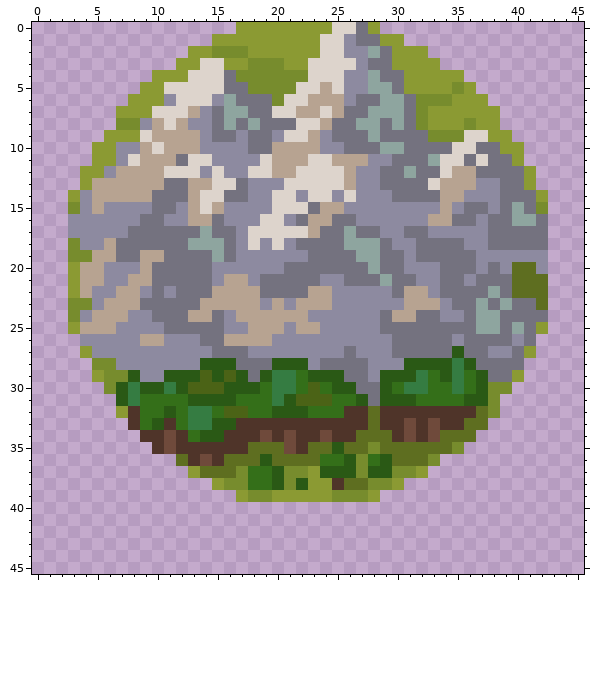
Edited in one commit: pixel-art sprite (textures/cakes/Mountains.png). This is how it looked before the edit.
The file is 46x46 pixels. Colours within 5 levels of each other are drawn and written as one.
And afterwards:
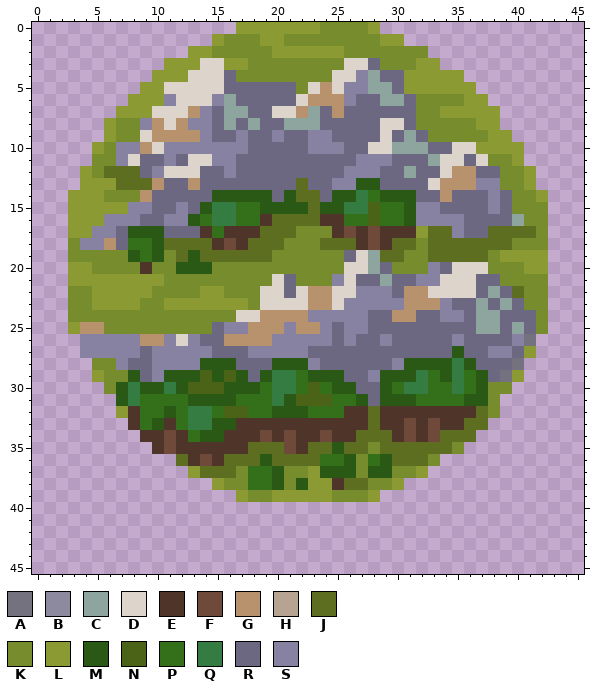
Palette (. is transparent): A #74727f  B #8d8aa0  C #8ea59f  D #ddd4cc  E #4f3429  F #6f4a3b  G #b8926d  H #b7a391  J #5e6e20  K #778c2d  L #8b9a33  M #2a5915  N #4b6316  P #346f19  Q #357c42  R #6c6882  S #8781a2
Change:
y 0: x 24..27 LDDA -> KKKK
y 1: x 16..18 LLL -> KKK; x 21..28 LLLDDBAA -> KKKKKKKK
y 2: x 18..19 LL -> KK; x 24..32 DDBBCALLL -> LLKKKKKKK
y 3: x 11 . -> L; x 21..25 LLDDD -> KKKKK; x 27..31 BAALL -> DRKKK
y 4: x 16 A -> R; x 23..24 DD -> KK; x 26..27 BB -> DS; x 29..30 AA -> RR
y 5: x 16..22 AAKKKKD -> RRRRRRK; x 24 H -> G; x 26..27 BB -> SS; x 30 A -> R; x 35 K -> L
y 6: x 11 B -> S; x 15 B -> S; x 17..21 AAAKD -> RRRRR; x 23..28 HHHBAA -> GGGSRR; x 31 A -> R; x 35 L -> K
y 7: x 13..15 HBA -> GSR; x 18..19 AA -> RR; x 22..31 HHDHAACCCA -> GCRGRRRRRR; x 33 L -> K
y 8: x 6 . -> L; x 9..10 BH -> SG; x 12..15 HBBA -> GSSR; x 17 A -> R; x 19..31 AAADDHAACCACA -> RRCCCRRRRRDDR; x 33..35 LLL -> KKK
y 9: x 7..8 LL -> KK; x 10..32 HHHHBAABAABDDHBAAACAAAA -> GGGGSRRSRRSRRSSRRRRDRCR; x 36..37 DD -> KK
y 10: x 6..9 LBBH -> KSSG; x 11..29 HHHBBBBAAHHHHBBAAAC -> SSSSSSSRRRRRSSSRRDD; x 31..34 AAAA -> CCRR; x 37..38 AA -> LL
y 11: x 5..7 LLB -> KKS; x 9..12 HHHA -> RRSR; x 15..32 BBBBDHHHDDHHHBBAAA -> SSRRRRRRRRRRSSSRRR; x 36 A -> R; x 38..39 AA -> KK
y 12: x 5..10 LBHHHH -> KJJJRS; x 14..30 BDBBDDHHDDDDHBBAA -> RRSRRRRRRRRRSSSRR; x 32..33 AA -> RR; x 35..40 HHAAAA -> GGRRKK
y 13: x 5..32 HHHHHHAAHHDDABBBDDDDDHBBAAAA -> LLJJJGRRGRRRRRRRRJRRSSMMRRRR; x 34..40 HHHBBAA -> GGGSSKK
y 14: x 4..41 BHHHHHAAAHDDAABBDDBDDBDBBBAAAAHHBBBAAA -> LLKKKGRRRRRMMMMMRMJJRMMQPMMMRRGRRRSRKK
y 15: x 3..41 KBHBBBBAABHDHBBBBDDDAHHBBBBBBBBHBAABACA -> LLLLLSSRRSRMQQPPMMMMJMMQQNPPMSSRRRRSRKK
y 16: x 3..39 BBBBBBAABBHHABBBDDBAHHAABBBBBBHHAABAA -> LLLSSSRRSSMPQQPPEJJJJEEPPNPPMSSSSRRRR; x 41..42 CA -> KK
y 17: x 3..42 BBBBBAAAAAACAABDDDDDHAACAABBAABBBBBAAAAA -> LLSSRMMMRRREPEEEJJJKKKEFEFEEELJJSRRJJJJK
y 18: x 4..42 BBHAAAAAACCCABDBDBAAAACCCABBAAAABBAAAAA -> SSGRPPMJJJJEFEJJJKKKJJJEFEJJKJJJJJJJKKK
y 19: x 5..27 HHAAHHAAAACABBBBBBAAAAC -> KKKMPMKJMJJJJJJKKKKKKRD; x 29..42 AABAAAAABBBBBB -> JJKKJJJJJKLLLL
y 20: x 4..27 HHBBBHAAAAABBBBBBAAAAAAA -> LKKKKEKKMMMKKKKKKKKKKKDD; x 29..42 AABBBAAABABJJB -> RKKKSRDDDKKKLL
y 21: x 4..28 HHBBHHAAAAABHHBAAAAABBAAA -> LLLLLLLKKKKKKKKKDRKKKSDRR; x 30..42 AABBAABAAAJJJ -> RRSSDDDRRKKKK
y 22: x 3..37 LHBBHHBABAAAHHHHAAAAHHBBBBBAHHBAAAA -> KKLLLLLKKKKLLKKKDDRDGGDDSSSRGGDDDDR; x 39 A -> R; x 41..42 JJ -> KK
y 23: x 5..36 BHHHAAAAAHHHHHBHBHHHBBBBBBHHHBAA -> LLLLKKLLLLLLLKDDDDGGDSSSSSGGGSRR; x 38 A -> R; x 40..42 AAJ -> RKK
y 24: x 4..36 BHHHBBAAAHHABHHHHHHBBBBBBAHHAABBA -> KKKKKKKKKKKKKDDGGGGSSSSSRRGGRRSSR; x 39..42 AAAA -> RRRK
y 25: x 4..36 HHHBBBBAAAAABBHHHBHHBBBBBAAAAAAAA -> GGKKKKKKKKKRSSGGGSGGSRSSRRRRRRRRR; x 39 A -> R; x 41..42 AL -> RK
y 26: x 4..40 BBBBBHHBBBAAHHHHBBBBBBBBBBAAAAABAAAAB -> SSSSSGGSDSRRGGGGSSSSSRSRRSRRRRRSRRRRS
y 27: x 4..34 LBBBBBBBBBBAAABBBBBBBBABBBAAAAA -> SSSSSRSSSSSRRRSSSSSRRRRRRRRRRRR; x 36..40 AABBA -> RRSSR
y 28: x 7..13 BBBBBBB -> SRRSSSS; x 17..19 AAA -> RRR; x 23..30 BAAAABBB -> SRRRRRRS; x 37..39 AAA -> RRR
y 29: x 9..10 BB -> RS; x 18 A -> R; x 26..28 AAB -> RRS; x 38 A -> R
y 30: x 27..28 AA -> RR
y 31: x 28 A -> R
Boxes around the changes in both pictures, in picture pixels (x1, y1, x2, y2):
changed: (68, 22, 548, 406)
